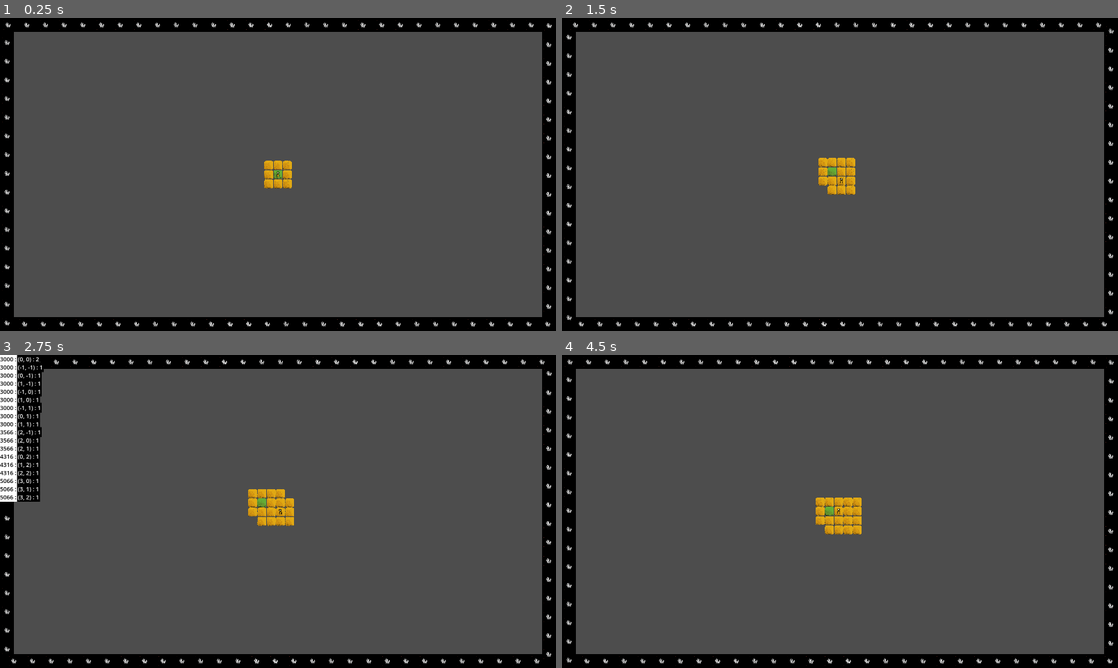
Above: before the commit, frames 1-4 (two rows, left to right).
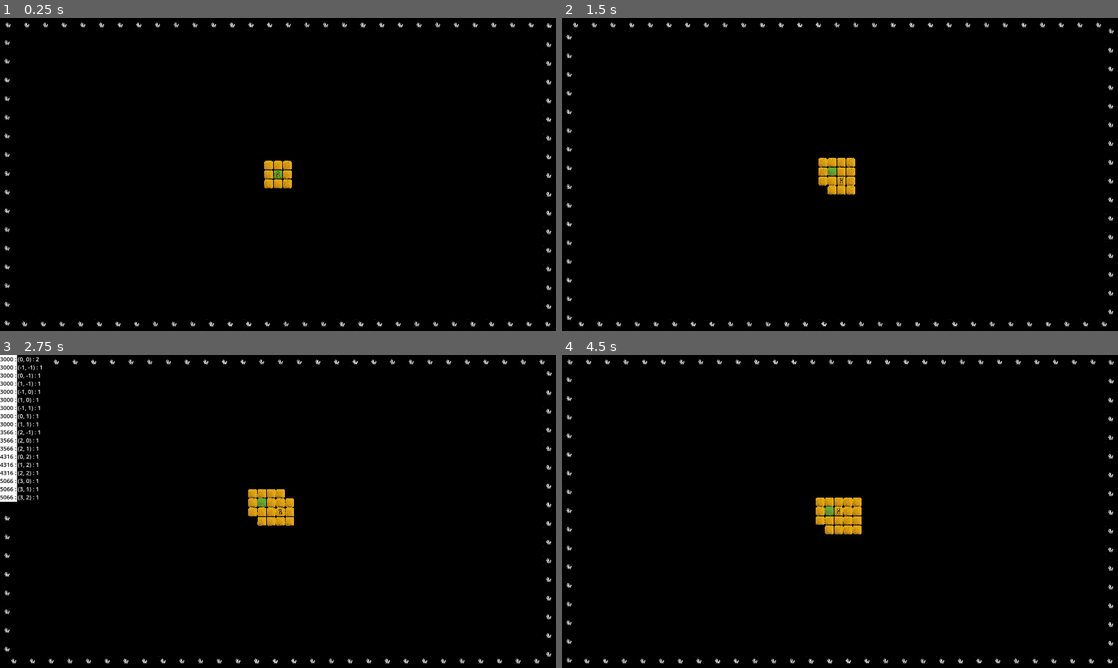
Above: after the commit, the same moments.

Repository: arrayewhy/Worlds
Game: Godot game, scene res://Scenes/Main.tscn
Same seed, same stepped clock (60 frames per second), same inputs: the game is played once before the commit and once after it. The project has no main scene, so this scene is started directly.
Inputs:
- Up to frame 1 (0.25 s): no input
- Up to frame 2 (1.5 s): hold D (Right) 0.53-1.28 s; tap ` (Tilde) at 0.6, 1.35 s; hold S (Down) from 1.28 s (still down)
- Up to frame 3 (2.75 s): release S (Down) at 2.03 s; hold D (Right) from 2.03 s (still down); tap ` (Tilde) at 2.1 s
- Up to frame 4 (4.5 s): release D (Right) at 2.78 s; hold W (Up) 2.78-3.53 s; tap ` (Tilde) at 2.85, 3.6, 4.35 s; hold A (Left) from 3.53 s (still down)

The runs differ from the first frame. In frame 1, 86% of the frame differs, in the area x 2-98%, y 4-96%; in frame 2, 86%; in frame 3, 84%; in frame 4, 86%.

Commit message:
Update project.godot
Changed default clear colour to Black.

Diff:
--- a/worlds/project.godot
+++ b/worlds/project.godot
@@ -64,3 +64,4 @@
 
 renderer/rendering_method="gl_compatibility"
 renderer/rendering_method.mobile="gl_compatibility"
+environment/defaults/default_clear_color=Color(0, 0, 0, 1)
